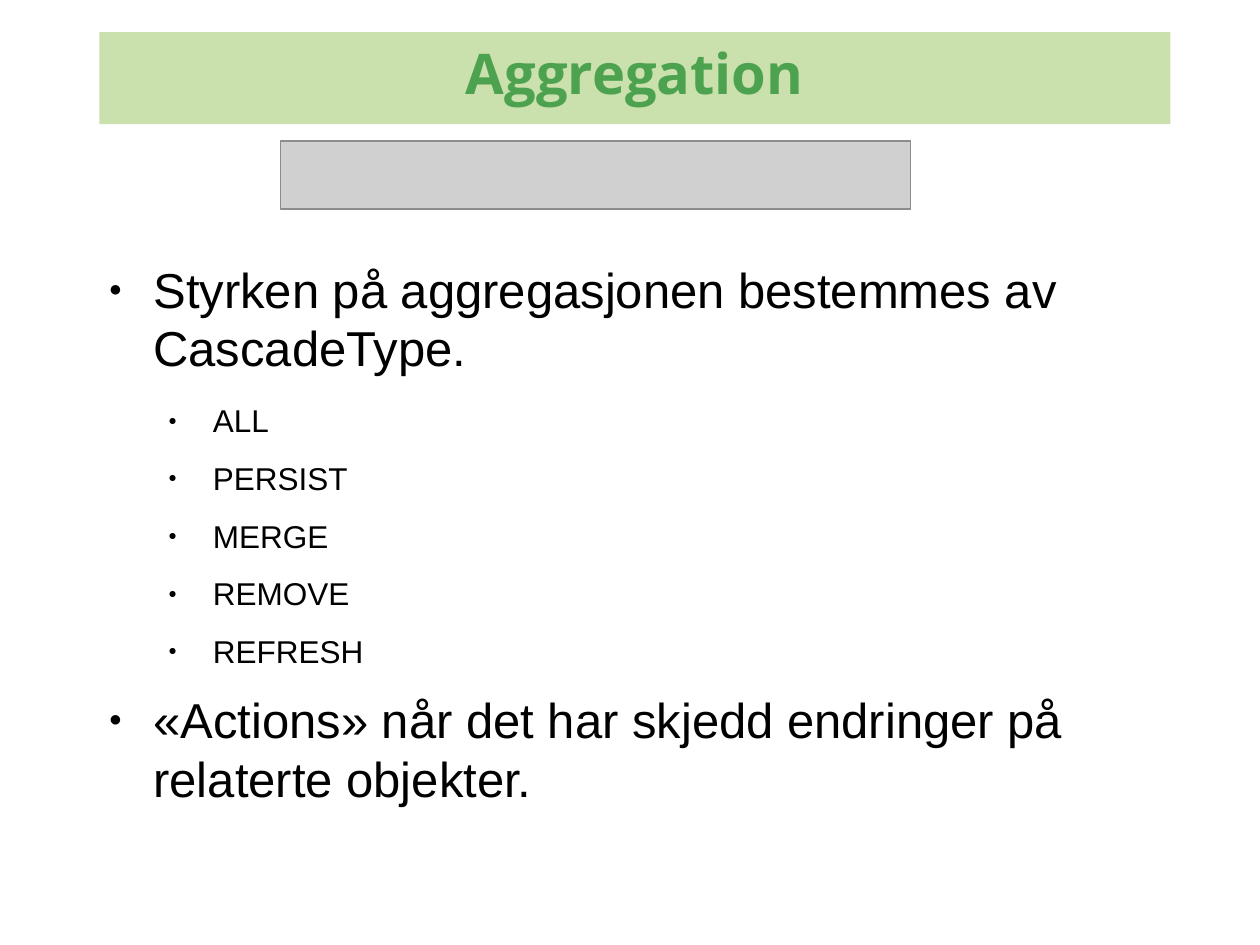
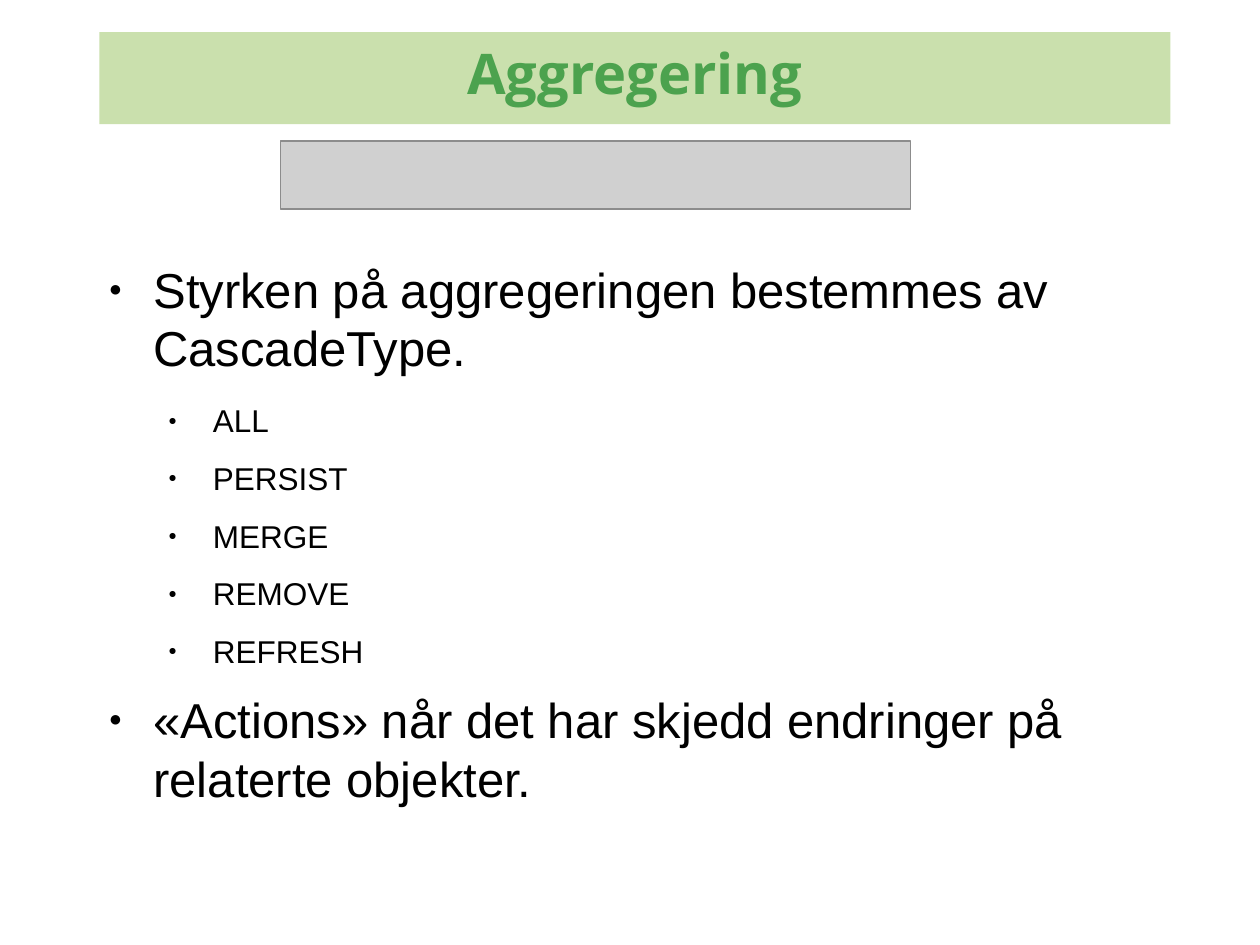
Before and after one commit to kenglxn/seam-maven-refimpl, a slide deck: slide 38 of sandbox/loo/jpa-continued/jpa-continued.odp (slide 60 before the commit). Drawn at 1260x945 pixels with LibreOffice and Linux fonts; fonts in the diff are those of the drawing; grey boxes stand for pictures; background and template pictures are left out. Boxes give left, top, right and bottom in pixels: in the first picture for what was removed or moved away, otherwise in the second. Text is boxed around its words. In the diff, an @@ line names an element or a change of style, - is before the commit and + after.

```diff
--- a/sandbox/loo/jpa-continued/jpa-continued.odp
+++ b/sandbox/loo/jpa-continued/jpa-continued.odp
@@ text in rectangle at [467, 51, 802, 108]: text changed @@
-Aggregation
+Aggregering
@@ text at [153, 269, 1049, 376]: text changed @@
-● Styrken på aggregasjonen bestemmes av CascadeType.
+● Styrken på aggregeringen bestemmes av CascadeType.
```
Also in this commit, not shown: 16 other slides changed, 2 slides added, 24 slides removed, 1 other file.
